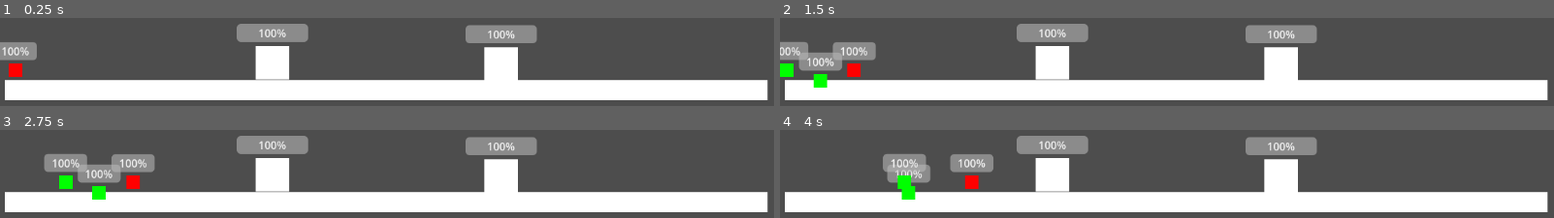
Above: before the commit, frames 1-4 (two rows, left to right).
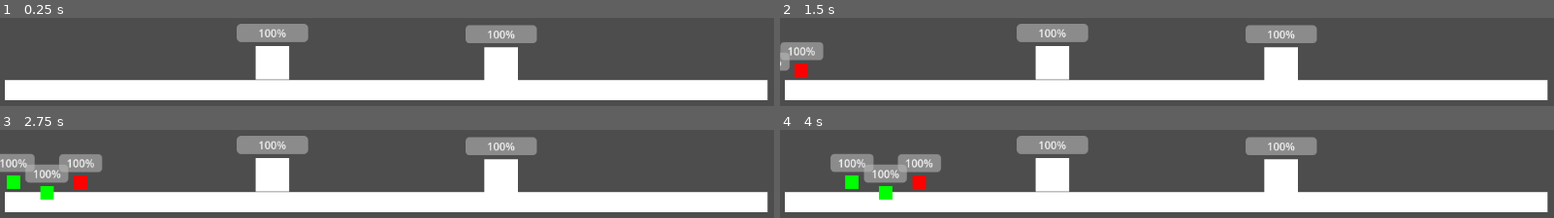
Above: after the commit, the same moments.

Repository: LeonardoSeijiNakayama/DACC_Station2-G1
Game: Godot game, scene res://enemies/enemy_test_world.tscn
Same seed, same stepped clock (60 frames per second), same inputs: the game is played once before the commit and once after it. This scene is started directly instead of the project's main scene.
Inputs (mouse positions are in pixels of both pictures, inside the frame that each line leads up to):
- Up to frame 1 (0.25 s): no input
- Up to frame 2 (1.5 s): tap Enter (ui_accept) at 0.5, 0.77 s; move the mouse to (outside the picture) at 0.52 s; move the mouse to (outside the picture) at 1.27 s
- Up to frame 3 (2.75 s): tap Enter (ui_accept) at 1.52 s; move the mouse to (outside the picture) at 2.02 s
- Up to frame 4 (4 s): move the mouse to (outside the picture) at 2.77 s; tap Enter (ui_accept) at 3.02, 3.77 s; move the mouse to (outside the picture) at 3.52 s

The runs differ from the first frame. In frame 1, 1.3% of the frame differs, in the area x 0-5%, y 27-68%; in frame 2, 3.6%; in frame 3, 6.0%, in the area x 0-21%, y 27-80%; in frame 4, 5.6%.

Commit message:
Modifiquei o sistema de parada dos inimigos ranged

Diff:
--- a/enemies/BaseHealth.gd
+++ b/enemies/BaseHealth.gd
@@ -1,7 +1,7 @@
 extends Node
 class_name BaseHealth
 
-@export var MAXIMUM_HEALTH = 1000000.0
+@export var MAXIMUM_HEALTH = 100.0
 @export var CURRENT_HEALTH = MAXIMUM_HEALTH
 @onready var _health_bar:ProgressBar = $"../HealthBar"
 @onready var _base:StaticBody2D = $".."
--- a/enemies/EnemyAttack.gd
+++ b/enemies/EnemyAttack.gd
@@ -6,6 +6,7 @@
 @onready var _ranged_attack_range = $"../AttackAreaRanged"
 @onready var _ranged_attack_timer = $RangedAttackTimer
 @onready var _skin:MeshInstance2D = $"../MeshInstance2D"
+@onready var _movement:EnemyMovement = $"../Movement"
 
 var type = 1
 var base_in_range = false
@@ -32,6 +33,7 @@
 
 func _on_attack_area_body_entered(body: Node2D) -> void:
 	if body.is_in_group("Base"):
+		_movement.stopped_area = true
 		base_in_range = true
 		base_ref = body
 		if _melee_attack_timer.is_stopped():
@@ -40,6 +42,7 @@
 
 func _on_attack_area_body_exited(body: Node2D) -> void:
 	if body.is_in_group("Base"):
+		_movement.stopped_area = false
 		base_in_range = false
 		base_ref = null
 		_melee_attack_timer.stop()
@@ -59,6 +62,17 @@
 		base_health.take_damage(2.0)
 
 
+func ranged_attack()->void:
+	print("ranged attack")
+	var base_health:BaseHealth = base_ref.get_node("Health")
+	if base_health:
+		base_health.take_damage(1.0)
+
+func _on_ranged_attack_timer_timeout() -> void:
+	if base_in_range and is_instance_valid(base_ref) and _movement.stopped:
+		ranged_attack()
+
+
 func _on_attack_area_ranged_body_entered(body: Node2D) -> void:
 	if body.is_in_group("Base"):
 		base_in_range = true
@@ -72,13 +86,3 @@
 		base_in_range = false
 		base_ref = null
 		_ranged_attack_timer.stop()
-
-
-func ranged_attack()->void:
-	var base_health:BaseHealth = base_ref.get_node("Health")
-	if base_health:
-		base_health.take_damage(1.0)
-
-func _on_ranged_attack_timer_timeout() -> void:
-	if base_in_range and is_instance_valid(base_ref):
-		ranged_attack()
--- a/enemies/EnemyMovement.gd
+++ b/enemies/EnemyMovement.gd
@@ -9,10 +9,13 @@
 @onready var _attack:EnemyAttack = $"../Attack"
 @onready var _collision:CollisionShape2D = $"../CollisionShape2D"
 @onready var _stop_raycast:RayCast2D = $"../StopRaycast"
+@onready var _ranged_stop_area:Area2D = $"../RangedStopArea"
 
 var base:StaticBody2D = null
 var target = "Base"
-var timer = 6.0
+var timer = 10.0
+var stopped_raycast = false
+var stopped_area = false
 var stopped = false
 
 const SPEED = 70.0
@@ -30,21 +33,16 @@
 	if timer<=0.0:
 		_enemy.queue_free()
 
-	if _stop_raycast.is_colliding() and _attack.type == 2:
-		var area = _stop_raycast.get_collider()
-		if area and area.is_in_group("Enemy"):
-			stopped = true
-		else:
-			stopped = false
-	else:
-		stopped = false
+	stopped_raycast = _attack.type == 2 and _stop_raycast.is_colliding()
+
+	stopped = stopped_raycast or stopped_area
 
 	var direction
 	_enemy.velocity.y = 0.0
 	if base:
 		direction = _enemy.global_position.direction_to(base.global_position)
 		_enemy.velocity = direction*SPEED
-	if _attack.base_in_range or stopped:
+	if stopped:
 		_enemy.velocity = Vector2(0.0,_enemy.velocity.y)
 
 	_enemy.velocity.y = 0.0
@@ -57,3 +55,15 @@
 			_ranged_attack_area.position.x = -200.0
 		elif direction.x > 0:
 			_melee_attack_area.position.x = 0.0
+
+
+func _on_ranged_stop_area_body_entered(body: Node2D) -> void:
+	if body.is_in_group("Base"):
+		if _attack.type == 2:
+			stopped_area = true
+
+
+func _on_ranged_stop_area_body_exited(body: Node2D) -> void:
+	if body.is_in_group("Base"):
+		if _attack.type == 2:
+			stopped_area = false
--- a/enemies/enemy.tscn
+++ b/enemies/enemy.tscn
@@ -11,6 +11,9 @@
 
 [sub_resource type="RectangleShape2D" id="RectangleShape2D_orwns"]
 size = Vector2(11, 16)
+
+[sub_resource type="RectangleShape2D" id="RectangleShape2D_3t1x0"]
+size = Vector2(300, 16)
 
 [sub_resource type="RectangleShape2D" id="RectangleShape2D_a6vjd"]
 size = Vector2(180, 16)
@@ -52,9 +55,15 @@
 position = Vector2(15.5, 0)
 shape = SubResource("RectangleShape2D_orwns")
 
-[node name="AttackAreaRanged" type="Area2D" parent="." unique_id=1138318296]
+[node name="AttackAreaRanged" type="Area2D" parent="." unique_id=1887900447]
 
-[node name="CollisionShape2D" type="CollisionShape2D" parent="AttackAreaRanged" unique_id=264125210]
+[node name="CollisionShape2D" type="CollisionShape2D" parent="AttackAreaRanged" unique_id=1251726816]
+position = Vector2(160, 0)
+shape = SubResource("RectangleShape2D_3t1x0")
+
+[node name="RangedStopArea" type="Area2D" parent="." unique_id=1138318296]
+
+[node name="CollisionShape2D" type="CollisionShape2D" parent="RangedStopArea" unique_id=264125210]
 position = Vector2(100, 0)
 shape = SubResource("RectangleShape2D_a6vjd")
 
@@ -78,3 +87,5 @@
 [connection signal="body_exited" from="AttackAreaMelee" to="Attack" method="_on_attack_area_body_exited"]
 [connection signal="body_entered" from="AttackAreaRanged" to="Attack" method="_on_attack_area_ranged_body_entered"]
 [connection signal="body_exited" from="AttackAreaRanged" to="Attack" method="_on_attack_area_ranged_body_exited"]
+[connection signal="body_entered" from="RangedStopArea" to="Movement" method="_on_ranged_stop_area_body_entered"]
+[connection signal="body_exited" from="RangedStopArea" to="Movement" method="_on_ranged_stop_area_body_exited"]
--- a/enemies/enemy_test_world.tscn
+++ b/enemies/enemy_test_world.tscn
@@ -23,5 +23,5 @@
 position = Vector2(745, 584)
 
 [node name="SpawnArea2" parent="." unique_id=612631048 instance=ExtResource("3_ovyau")]
-position = Vector2(8, 609)
+position = Vector2(-70, 609)
 quantity = 3
